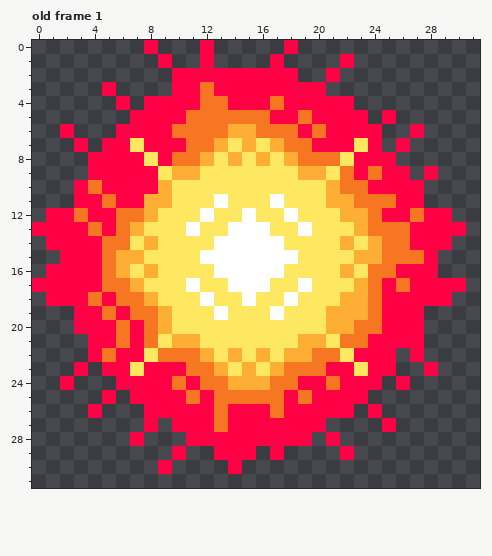
Two versions of one pixel-art file, The game is liar/Assets/Sprites/Effects/explosion_VFX.aseprite. This is how it looked before the edit.
32x32 pixels, 1 frame. Shown: old frame 1. The commit also changed other frames, which this record leaves out.
The result:
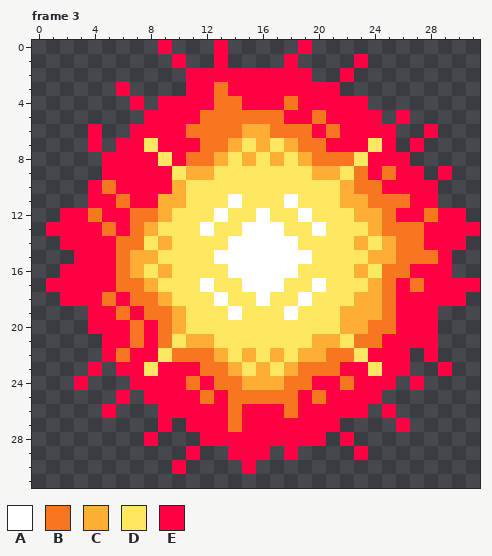
Palette (. is transparent): A #ffffff  B #f77622  C #feae34  D #fee761  E #ff0044
A new or re-ordered frame is compared with the old frame closest to it.
Change:
frames 1 -> 10
layer "Layer 2" added
layer "Layer 3" added
layer "Layer 4" added
layer "Layer 5" added
--- frame 3 is new; against old frame 1
@@ x 0..31 @@
- 0 ........E...E.....E.............
- 1 .........E..E....E....E.........
- 2 ..........EEEEEEEEE..E..........
- 3 .....E....EEBEEEEEEEE...........
- 4 ......E.EEEEBBEEEBEEEEE.........
- 5 .......EEEEBBBBBBEEBEEEE.E......
- 6 ..E...EEEEBBBBCCBBBEBEEEE..E....
- 7 ...E.EEDEEEBBCDCDCBBEEEDE.E.....
- 8 ....EEEEDEBBCDCDCDCBBBDEEE......
- 9 ....EEEEEDCCDDDDDDDCCDBEBEE.E...
-10 ...EBEEEECDDDDDDDDDDDCBBEEEE....
-11 ...EEBEECCDDDADDDADDDCCBBBEE....
-12 .EEBEEBBCDDDADDADDADDDCCBEEBEE..
-13 EEEEBEBCDDDADDAAADDADDDCBBBEEEE.
-14 .EEEEBBDCDDDDAAAAADDDDCDCBBEEE..
-15 ..EEEBCCDDDDAAAAAAADDDDCCBBBE...
-16 .EEEEBCDCDDDDAAAAADDDDCDBBEEE...
-17 EEEEEBBCDDDADDAAADDADDDCBEBEEEE.
-18 .EEEBEBBCDDDADDADDADDDCCBEEEEE..
-19 ...EEBEBBCDDDADDDADDDCCCBEEE....
-20 ...EEEBEBCDDDDDDDDDDDCCBBEEE....
-21 ....EEBEBDCCDDDDDDDCCDBBEEEE....
-22 ....EBEEDBBBCDCDCDCCBBDEEE.E....
-23 ...E.EEDEEEBBCDCDCBBBEEDEE..E...
-24 ..E...EEEEBEBBCCCBBEEBEEE.E.....
-25 .....E.EEEEBEBBBBBEBEEEE........
-26 ....E...EEEEEBEEEBEEEEE.E.......
-27 ........E.EEEBEEEEEEE....E......
-28 .......E...EEEEEEEEE.E..........
-29 ..........E..EEE.E....E.........
-30 .........E....E.................
+ 0 .........E...E.....E............
+ 1 ..........E..E....E....E........
+ 2 ...........EEEEEEEEE..E.........
+ 3 ......E....EEBEEEEEEEE..........
+ 4 .......E.EEEEBBEEEBEEEEE........
+ 5 ........EEEEBBBBBBEEBEEEE.E.....
+ 6 ....E..EEEEBBBBCCBBBEBEEEE..E...
+ 7 ....E.EEDEEEBBCDCDCBBEEEDE.E....
+ 8 .....EEEEDEBBCDCDCDCBBBDEEE.....
+ 9 .....EEEEEDCCDDDDDDDCCDBEBEE.E..
+10 ....EBEEEECDDDDDDDDDDDCBBEEEE...
+11 ....EEBEECCDDDADDDADDDCCBBBEE...
+12 ..EEBEEBBCDDDADDADDADDDCCBEEBEE.
+13 .EEEEBEBCDDDADDAAADDADDDCBBBEEEE
+14 ..EEEEBBDCDDDDAAAAADDDDCDCBBEEE.
+15 ...EEEBCCDDDDAAAAAAADDDDCCBBBE..
+16 ..EEEEBCDCDDDDAAAAADDDDCDBBEEE..
+17 .EEEEEBBCDDDADDAAADDADDDCBEBEEEE
+18 ..EEEBEBBCDDDADDADDADDDCCBEEEEE.
+19 ....EEBEBBCDDDADDDADDDCCCBEEE...
+20 ....EEEBEBCDDDDDDDDDDDCCBBEEE...
+21 .....EEBEBDCCDDDDDDDCCDBBEEEE...
+22 .....EBEEDBBBCDCDCDCCBBDEEE.E...
+23 ....E.EEDEEEBBCDCDCBBBEEDEE..E..
+24 ...E...EEEEBEBBCCCBBEEBEEE.E....
+25 ......E.EEEEBEBBBBBEBEEEE.......
+26 .....E...EEEEEBEEEBEEEEE.E......
+27 .........E.EEEBEEEEEEE....E.....
+28 ........E...EEEEEEEEE.E.........
+29 ...........E..EEE.E....E........
+30 ..........E....E................
 31 ................................
Pixel boxes of the changes (left, top, right, bottom) in both pictures:
changed: (32, 40, 480, 474)
